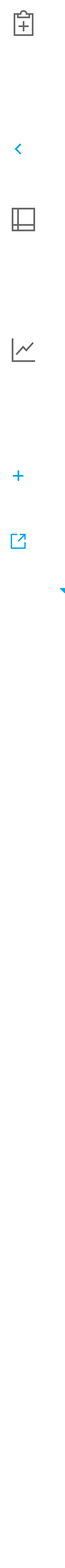
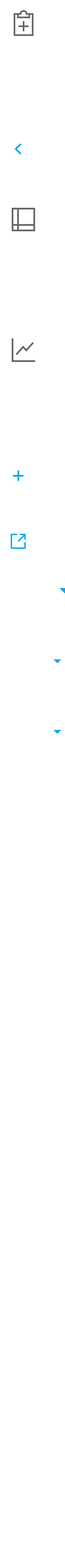
The second 65 × 1568 image is a revision of the first. Changes to its layers:
added group "Popdown icon blue @ 40px tall" with 2 layers in group "Artboard 1" over left=53, top=729, right=62, bottom=735
added layer "Vector Smart Object" (1st of 12, in "Artboard 1" › "Popdown icon blue @ 40px tall") in group "Popdown icon blue @ 40px tall" over left=53, top=729, right=62, bottom=735
added group "Popdown icon blue @ 24px tall" with 2 layers in group "Artboard 1" over left=53, top=659, right=62, bottom=664
added layer "Vector Smart Object" (2nd of 12, in "Artboard 1" › "Popdown icon blue @ 24px tall") in group "Popdown icon blue @ 24px tall" over left=53, top=659, right=62, bottom=664
